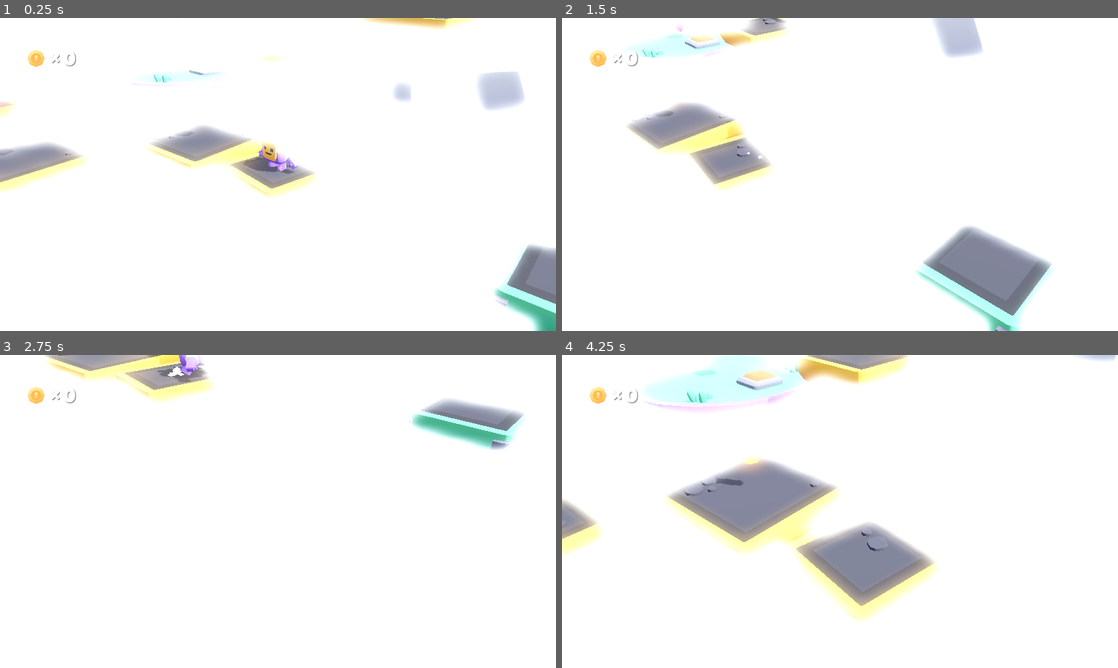
Above: before the commit, frames 1-4 (two rows, left to right).
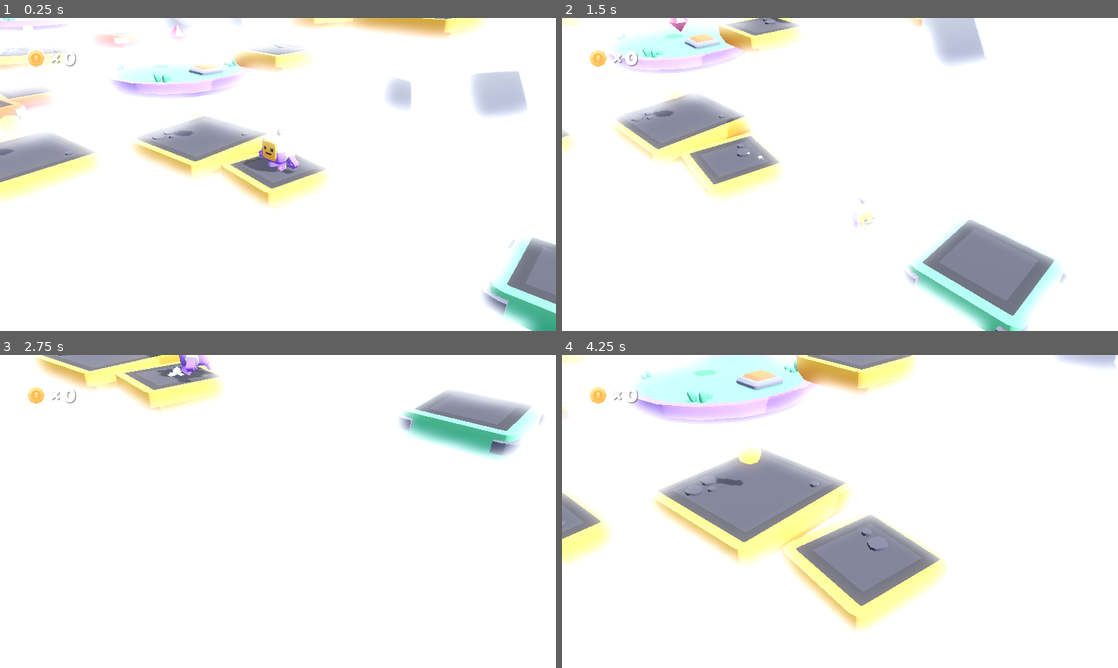
Above: after the commit, the same moments.

Repository: ziOOOtis/LevelDesignPlatformerKit
Game: Godot game, scene res://scenes/main.tscn
Same seed, same stepped clock (60 frames per second), same inputs: the game is played once before the commit and once after it.
Inputs:
- Up to frame 1 (0.25 s): no input
- Up to frame 2 (1.5 s): hold D (move_right) 0.53-1.28 s; tap Down (camera_down) at 0.6 s; tap Space (jump) at 0.77 s; hold S (move_back) from 1.28 s (still down); tap Left (camera_left) at 1.35 s
- Up to frame 3 (2.75 s): tap Space (jump) at 1.52 s; release S (move_back) at 2.03 s; hold D (move_right) from 2.03 s (still down); tap Right (camera_right) at 2.1 s
- Up to frame 4 (4.25 s): release D (move_right) at 2.78 s; hold W (move_forward) 2.78-3.53 s; tap Up (camera_up) at 2.85 s; tap Space (jump) at 3.02, 3.77 s; hold A (move_left) from 3.53 s (still down); tap Down (camera_down) at 3.6 s

The runs differ from the first frame. In frame 1, 12% of the frame differs, in the area x 0-100%, y 0-100%; in frame 2, 9.0%; in frame 3, 4.8%; in frame 4, 13%, in the area x 0-100%, y 0-89%.

Commit message:
Fixed a platform, plus lighting tweaks

Diff:
--- a/scenes/main-environment.tres
+++ b/scenes/main-environment.tres
@@ -21,8 +21,10 @@
 ssao_radius = 0.45
 ssao_intensity = 1.0
 ssao_power = 15.0
+sdfgi_enabled = true
 glow_enabled = true
 glow_levels/2 = 0.6
 glow_levels/3 = 0.6
 glow_levels/5 = 0.0
-glow_intensity = 2.0
+glow_intensity = 0.5
+glow_strength = 0.5
--- a/scenes/main.tscn
+++ b/scenes/main.tscn
@@ -22,6 +22,10 @@
 [ext_resource type="PackedScene" uid="uid://g73m8k0j7lyo" path="res://objects/button.tscn" id="17_kptnv"]
 [ext_resource type="FontFile" uid="uid://d0cxd77jybrcn" path="res://fonts/lilita_one_regular.ttf" id="17_tk810"]
 
+[sub_resource type="CameraAttributesPractical" id="CameraAttributesPractical_u8ojw"]
+auto_exposure_scale = 0.75
+dof_blur_far_distance = 25.0
+
 [sub_resource type="Curve3D" id="Curve3D_5n82a"]
 _data = {
 "points": PackedVector3Array(0, 0, 0, 0, 0, 0, 6, 0, 0, 0, 0, 0, 0, 0, 0, 5.30807, 0, -8.02104, 0, 0, 0, 0, 0, 0, -4.93 …(246 unchanged characters)…
@@ -45,6 +49,7 @@
 
 [node name="Environment" type="WorldEnvironment" parent="."]
 environment = ExtResource("1_ahusb")
+camera_attributes = SubResource("CameraAttributesPractical_u8ojw")
 
 [node name="Player" parent="." node_paths=PackedStringArray("view") instance=ExtResource("2_onms2")]
 view = NodePath("../View")
Not shown: 2 places in objects/platform_large.tscn that only renumber resources
Not shown: 1 places in scenes/main.tscn that only renumber resources
